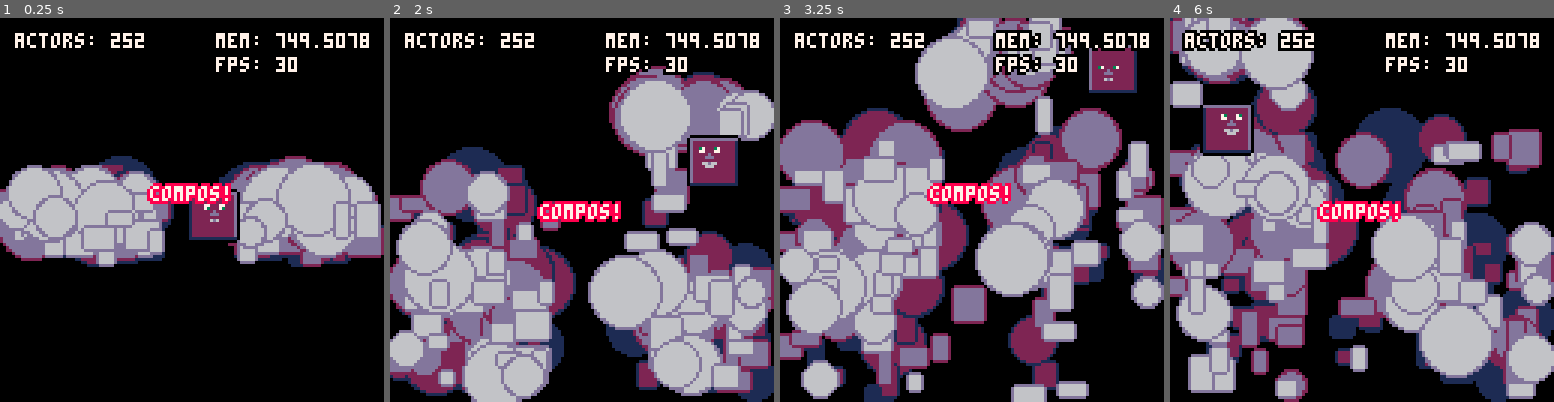
Above: before the commit, frames 1-4 (left to right).
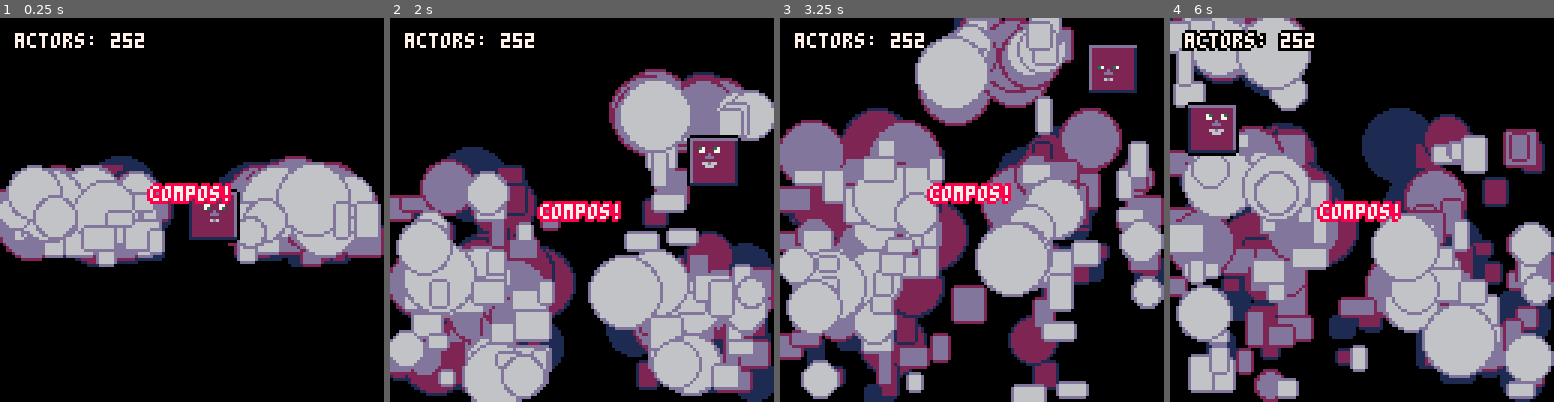
Above: after the commit, the same moments.

Repository: walt-er/compos
Game: PICO-8 cartridge compos.p8
The game is run twice, just before and just after one commit, with the same random seed, the same clock (stepped at 60 frames per second) and the same inputs.
Inputs:
- Up to frame 1 (0.25 s): no input
- Up to frame 2 (2 s): tap X (X key) at 0.33, 1.07, 1.85 s; tap O (Z key) at 0.7, 1.7 s; hold Right from 1.6 s (still down)
- Up to frame 3 (3.25 s): release Right at 2.1 s; tap O (Z key) at 2.1, 2.5, 2.9 s; hold Up 2.15-2.42 s; hold Right 2.47-3.03 s; tap X (X key) at 2.97 s; hold Left from 3.08 s (still down)
- Up to frame 4 (6 s): tap O (Z key) every 0.4 s from 3.3 to 5.7 s; release Left at 3.58 s; hold Down 3.63-3.97 s; hold Right 4.02-4.68 s; tap X (X key) at 4.08, 5.2 s; hold Up 4.73-5.03 s; hold Left 5.08-5.68 s; hold Down from 5.73 s (still down)

The runs differ from the first frame. In frame 1, 1.0% of the frame differs, in the area x 56-97%, y 3-15%; in frame 2, 1.1%; in frame 3, 2.9%; in frame 4, 17%, in the area x 0-100%, y 0-100%.

Commit message:
state component, other updates from Tuck and Rolo

Diff:
--- a/compos.p8
+++ b/compos.p8
@@ -41,11 +41,12 @@
     return { x=x,y=y,w=w,h=h }
 end
 
-function split(string)
+function split(string, char)
+    local char = char or ','
 	data={''}
 	for i = 1, #string do
 		local d=sub(string,i,i)
-		if d == ',' then
+		if d == char then
 			add(data,'')
 		elseif d ~= ' ' then
 			data[#data] = data[#data]..d
@@ -58,7 +59,7 @@
 -- debugging helpers (remove for prod)
 -- =======================================================
 
-logs, permalogs, show_colliders, show_stats, log_states, log_statuses = {}, {}, false, true, false, false
+logs, permalogs, show_colliders, show_stats, log_states = {}, {}, false, false, false
 
 function reverse(table)
     for i=1, flr(#table / 2) do
@@ -70,6 +71,10 @@
     reverse(array)
     add(array, value)
     reverse(array)
+end
+
+function rndval(t)
+    return t[max(1, ceil(rnd(#t)))]
 end
 
 function combine(table1, table2)
@@ -84,29 +89,11 @@
 end
 
 function log(message)
-    add(logs, message)
+    unshift(logs, message)
 end
 
 function plog(message)
     unshift(permalogs, message)
-end
-
--- =======================================================
--- state helpers
--- =======================================================
-
-function trigger_state(state, actor, states)
-	-- default to player
-	actor = actor or player
-	states = states or player_states
-
-	-- run new state
-    if states[state] then
-        actor.state = states[state]
-        actor.state(actor, states)
-    end
-
-    return
 end
 
 -- =======================================================
@@ -121,7 +108,7 @@
 end
 
 function outline_print(s, x, y, color, outline)
-	outline = outline or 0
+	local outline = outline or 0
     for i = -1, 1 do
         for j = -1, 1 do
             if not(i == j) then
@@ -133,14 +120,14 @@
 end
 
 function outline_rect(x, y, x2, y2, fill, outline)
-    outline = outline or 0
+    local outline = outline or 0
     rectfill(x, y-1, x2, y2+1, outline)
     rectfill(x-1, y, x2+1, y2, outline)
     rectfill(x, y, x2, y2, fill)
 end
 
 function outline_circ(x, y, r, fill, outline)
-    outline = outline or 0
+    local outline = outline or 0
     circfill(x,y,r+1,outline)
     circfill(x,y,r,fill)
 end
@@ -156,7 +143,7 @@
     end
 end
 
-function outline_spr(id, x, y, w, h, outline, fill, flip_x, flip_y, zoom)
+function outline_spr(id, x, y, w, h, outline, fill, flip_x, flip_y, zoom, color_map)
 
     -- don't outline
 	if outline == -1 then
@@ -165,7 +152,7 @@
 	else
 
         -- change all colors to outline color
-        outline = outline or 0
+        local outline = outline or 0
         for i=1, 15 do
             if (i ~= transparent) pal(i, outline)
         end
@@ -179,18 +166,29 @@
             end
         end
 
-        -- fill sprite or draw full color sprite on top of outline
+        -- reset palette
+        set_transparent_colors()
+
         if fill then
+
             -- change all colors to fill color
             for i=0, 15 do
                 if (i ~= transparent) pal(i, fill)
             end
-            zspr(id, x, y, w, h, flip_x, flip_y, zoom)
-            set_transparent_colors()
-        else
-            set_transparent_colors()
-            zspr(id, x, y, w, h, flip_x, flip_y, zoom)
-        end
+
+        elseif color_map then
+
+            -- map colors to other colors
+            pal(color_map[1], color_map[2])
+
+        end
+
+        -- draw!
+        zspr(id, x, y, w, h, flip_x, flip_y, zoom)
+
+        -- reset palette
+        set_transparent_colors()
+
     end
 end
 
@@ -209,7 +207,7 @@
 -- actor helpers
 -- =======================================================
 
-local actors, visible_actors, to_remove, update_pool, stages, update_id = {}, {}, {}, {}, split'early_update, update, late_update, fixed_update, early_draw, draw', 1
+local actors, visible_actors, to_remove, update_pool, stages, update_id = {}, {}, {}, {}, split'state_update, early_update, update, late_update, fixed_update, background_draw, early_draw, draw, late_draw', 1
 
 function reset_update_pool()
 	update_pool = {}
@@ -356,13 +354,12 @@
 
         -- store life as flag on parent, call death function
         parent.alive = self.total > 0
-		if (self.total ~= -999 and not(parent.alive) and parent.die) parent:die()
 
         -- show health bar when damaged
         self.show_health = self.damage_time and time() - self.damage_time < 2 and parent.alive
 
     end,
-    draw = function(self, parent)
+    late_draw = function(self, parent)
         if self.show_health and self.total > 0 then
 
             -- calculate position of health bar to draw
@@ -413,10 +410,10 @@
     max_x = 999,
     max_y = 999,
     decay = vec(1, 1),
-    newvec = vec(0, 0),
-    set = function(self, x, y, decay)
+    set = function(self, x, y, decay, cap)
         self.x, self.y = x, y
         if (decay) self.decay = decay
+		if (cap) self:cap(cap.x, cap.y)
     end,
     accelerate = function(self, x_acceleration, y_acceleration)
         self.x += x_acceleration
@@ -431,6 +428,7 @@
 
         -- get new set of coordinates using current velocity (don't apply yet)
         self.newvec = vec(parent.x + self.x, parent.y + self.y)
+        self.actualvec = self.newvec
 
         --decay
         self.x *= self.decay.x
@@ -440,15 +438,26 @@
     fixed_update = function(self, parent)
 
         -- apply velocity after all collisions
-        translate(parent, self.newvec.x, self.newvec.y)
+        if (self.actualvec) translate(parent, self.actualvec.x, self.actualvec.y)
 
     end
 }
 
 function collision_direction(col1, col2)
-    local direction = ''
-
-    local left_overlap, right_overlap, bottom_overlap, top_overlap = col1.x > col2.x + col2.w, col1.x + col1.w < col2.x, col1.y + col1.h < col2.y, col1.y > col2.y + col2.h
+
+    local overlapping_y = not(col1.grounded) or col1.y + col1.h < col2.y
+
+    local direction,
+		left_overlap,
+		right_overlap,
+		bottom_overlap,
+		top_overlap
+		=
+		'',
+		col1.x >= col2.x + col2.w and overlapping_y,
+		col1.x + col1.w <= col2.x and overlapping_y,
+		col1.y + col1.h < col2.y,
+		col1.y > col2.y + col2.h
 
     if top_overlap then
         direction = 'top'
@@ -472,14 +481,22 @@
 -- distance between two points
 -- by freds72
 -- https://www.lexaloffle.com/bbs/?pid=49926#p49926
-function sqrdist(obj1, obj2)
-    return (obj1.x-obj2.x)^2+(obj1.y-obj2.y)^2
-end
-
-function overlapping_rects(obj1, obj2)
-	local x = obj1.x + obj1.w >= obj2.x and obj1.x <= obj2.x + obj2.w
-	local y = obj1.y + obj1.h >= obj2.y and obj1.y <= obj2.y + obj2.h
-	return x and y
+function points_sqrdist(point1, point2)
+    return (point1.x-point2.x)^2+(point1.y-point2.y)^2
+end
+
+function rect_center(rect)
+	return vec(rect.x + (rect.w / 2), rect.y + (rect.h / 2));
+end
+
+function rect_sqrdist(rect1, rect2)
+	return points_sqrdist(rect_center(rect1), rect_center(rect2))
+end
+
+function rect_overlap(rect1, rect2)
+    local x = rect1.x + rect1.w >= rect2.x and rect1.x <= rect2.x + rect2.w
+    local y = rect1.y + rect1.h >= rect2.y and rect1.y <= rect2.y + rect2.h
+    return x and y
 end
 
 -- todo: make this real! right now it just checks against corners
@@ -516,7 +533,7 @@
 
     -- two rectangles overlapping
     else
-        return overlapping_rects(obj1, obj2)
+        return rect_overlap(obj1, obj2)
     end
 
     return false
@@ -551,8 +568,12 @@
 
                 -- run gravity collision with objects below
                 -- run collision calculations on parent object if needed
-                if (parent.gravity and not(parent.thrown) and other.is_ground) parent.velocity.newvec = trigger_grounding(parent, other, parent.velocity.newvec)
-                if (parent.collision) parent.velocity.newvec = parent:collision(parent.velocity.newvec, other)
+                if parent.gravity and not(parent.thrown) and other.is_ground then
+                    parent.velocity.actualvec = trigger_grounding(parent, other, parent.velocity.newvec)
+                end
+                if parent.collision then
+                    parent.velocity.actualvec = parent:collision(parent.velocity.newvec, other)
+                end
 
             elseif parent.static_collision then
 
@@ -582,12 +603,12 @@
 
         -- reset gravity, only set grounded to true if colliding with ground
         if parent.gravity then
-            parent.grounded, parent.thrown = false, false
+            parent.should_unground, parent.thrown = true, false
         end
 
         -- loop over all colliders if parent has collider
         -- the ground never starts a collision
-        if parent.collision and not(parent.is_ground) then
+        if parent.collision or parent.static_collision then
 
 			-- permanent colliders
 			for actor in all(visible_actors) do
@@ -616,14 +637,18 @@
     end,
     early_update = function(self, parent)
         parent.velocity.y += self.force
-    end
+    end,
+	fixed_update = function(self, parent)
+		parent.grounded = not(parent.should_unground)
+		parent.should_unground = false
+	end
 }
 
 function trigger_grounding(parent, other, newvec)
 
     local direction = collision_direction(parent, other)
     if direction == 'bottom' then
-        parent.grounded = true
+        parent.should_unground = false
         parent.velocity.y = min(0, parent.velocity.y)
         newvec.y = other.y + other.collider.offset.y - parent.h
     end
@@ -657,7 +682,7 @@
     end,
 
     animate = function(self, parent, spritesheet, fps, loop, zoom)
-        self.animating, self.loop, self.sheet, self.frame, self.fps, self.zoom, self.t = true, loop, spritesheet, 0.1, fps, zoom ~= nil and zoom or 1, time()
+        self.animating, self.loop, self.sheet, self.frame, self.fps, self.zoom, self.t = true, loop, spritesheet, 0.1, fps, zoom or 1, time()
     end,
 
     stop_animation = function(self)
@@ -673,6 +698,22 @@
         self.fill, self.outline, self.flashing, self.old_fill, self.old_outline, self.flash_count = self.old_fill, self.old_outline, false, -1, -1, -1
     end,
 
+	init = function(self, parent)
+
+		self.flipped = parent.flipped
+
+		if parent.background then
+			self.background_draw = self.draw_sprite
+		elseif parent.early then
+			self.early_draw = self.draw_sprite
+		elseif parent.foreground then
+			self.late_draw = self.draw_sprite
+		else
+			self.draw = self.draw_sprite
+		end
+
+	end,
+
     update = function(self, parent)
 
 		local sheet = self.sheet
@@ -685,7 +726,7 @@
             frame = self.loop and frame % #sheet or min(#sheet, frame)
 
             -- set new frame
-            self.id = sheet[max(1, ceil(frame))]
+            self.id = sheet[max(1, ceil(frame))] + 0
 
             -- stop animation (if not looping) at end of sheet
             if (not(self.loop) and frame >= #sheet) self:stop_animation()
@@ -697,7 +738,7 @@
             if not(self.flashing) then
 
                 if (self.old_fill == -1) then
-                    self.old_fill = self.fill ~= nil and self.fill + 0 or nil
+                    self.old_fill = self.fill or nil
                     self.old_outline = self.outline + 0 or nil
                 end
 
@@ -724,30 +765,38 @@
         local parent_y = parent.adjusted_y or parent.y
 		local spr_x = parent_x + (parent.w / 2) - (self.w / 2)
 		local spr_y = parent_y + (parent.h / 2) - (self.h / 2)
-        outline_spr(self.id, spr_x, spr_y, (self.w / tile) / self.zoom, (self.h / tile) / self.zoom, self.outline, self.fill, self.flipped, self.flip_y, self.zoom)
+
+        -- draw the sprite!
+        outline_spr(
+            self.id,
+            spr_x,
+            spr_y,
+            (self.w / tile) / self.zoom,
+            (self.h / tile) / self.zoom,
+            self.outline,
+            self.fill,
+            self.flipped,
+            self.flip_y,
+            self.zoom,
+            self.color_map
+        )
+    end
+}
+
+--
+
+compos.age = {
+	init = function(self, parent)
+		self.birth, self.death = time(), 1  --default to one second
 	end,
-
-	early_draw = function(self, parent)
-		if (parent.background) self.draw_sprite(self, parent);
-	end,
-
-    draw = function(self, parent)
-		if (not(parent.background)) self.draw_sprite(self, parent);
-    end
-}
-
---
-
-compos.age = {
     set = function(self, death)
-        self.birth = time()
-        self.death = death
+        self.birth, self.death = time(), death
     end,
     update = function(self, parent)
         if self.birth and time() - self.birth > self.death then
             remove_actor(parent)
         end
-    end,
+    end
 }
 
 --
@@ -808,6 +857,60 @@
     end
 }
 
+--
+
+function trigger_state(state_name, parent, machine_index)
+	local parent = parent or player;
+	local parent_state = parent.state
+	local i = machine_index or 1
+	local machine = parent_state.state_machines[i]
+
+	if machine and machine[state_name] then
+		parent_state.current_states[i] = state_name
+		parent_state:run_state(machine[state_name], parent, i);
+	end
+end
+
+compos.state = {
+	last_states = {},
+	is_active = function(self, state)
+		for i = 1, #self.state_machines do
+			for k, v in pairs(self.state_machines[i]) do
+				if (self.current_states[i] == k and k == state) return true
+			end
+		end
+		return false
+	end,
+	init = function(self, parent)
+		self.current_states = parent.default_states or {}
+		self.state_machines = #parent.states > 0 and parent.states or { parent.states }
+	end,
+	run_state = function(self, state, parent, machine_index)
+		if state ~= self.last_states[machine_index] then
+			self.last_states[machine_index] = state
+			if (state[1]) state[1](parent) -- init
+		end
+		if (state[2]) state[2](parent) --update
+	end,
+	state_update = function(self, parent)
+		local machines = self.state_machines
+
+		if machines and #self.current_states > 0 then
+			for i = 1, #machines do
+				local machine = machines[i];
+				local current_name = self.current_states[i];
+				local current_state = machine[current_name]
+
+				if (log_states) log(parent.tag .. ': ' .. current_name)
+
+				if current_state then
+					self:run_state(current_state, parent, i)
+				end
+			end
+		end
+	end
+}
+
 
 -- =======================================================
 -- lifecycle management
@@ -839,7 +942,7 @@
 	for actor in all(actors) do
 
 		-- only loop over (nearly) visible actors
-		if cam.x and actor.x and not(actor.fixed) then
+		if cam.x and actor.x and not(actor.fixed) and not(actor.age) then
             local actor_x = actor.adjusted_x or actor.x
             local actor_y = actor.adjusted_y or actor.y
 
@@ -849,26 +952,12 @@
                 and actor_y <= cam.y + win_h * 1.1
 		end
 
-        -- state machines
-		if actor.in_frame then
-
-            add(visible_actors, actor)
-
-			-- create state machines if needed
-			if (actor.state == nil and actor.default_state) actor.state = actor.default_state
-			if (actor.status == nil and actor.default_status) actor.status = actor.default_status
-
-			---------------------
-			-- run state machines
-			---------------------
-			if (actor.state) actor.state(actor, actor.state_list)
-			if (actor.status) actor.status(actor, actor.status_list)
-
-		end
+		if (actor.in_frame) add(visible_actors, actor)
+
 	end
 
 	-- run updates on actors and props that have registered to update
-	for i = 1, #stages - 1 do -- don't include draw stages
+	for i = 1, #stages - 3 do -- don't include draw stages
 		local stage = stages[i]
 		for k, actor in pairs(update_pool[stage].array) do
 			if (actor[2].in_frame ~= false) actor[1][stage](actor[1], actor[2])
@@ -888,7 +977,7 @@
 function compos_draw()
 
 	-- run draw on actors and props that have registered to draw
-	for i = #stages - 1, #stages do -- only include draw stages
+	for i = #stages - 3, #stages do -- only include draw stages
 		local stage = stages[i]
 		for k, actor in pairs(update_pool[stage].array) do
 			if (actor[2].in_frame ~= false) actor[1][stage](actor[1], actor[2])
